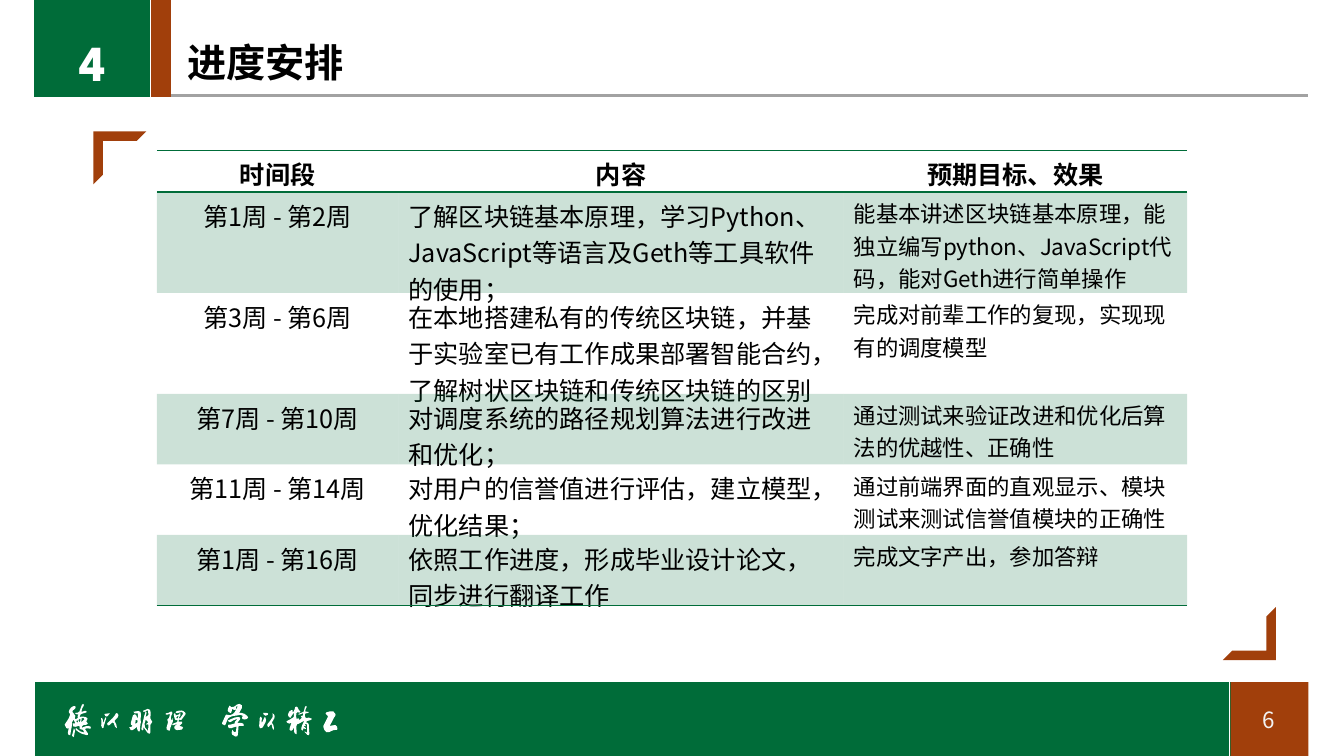
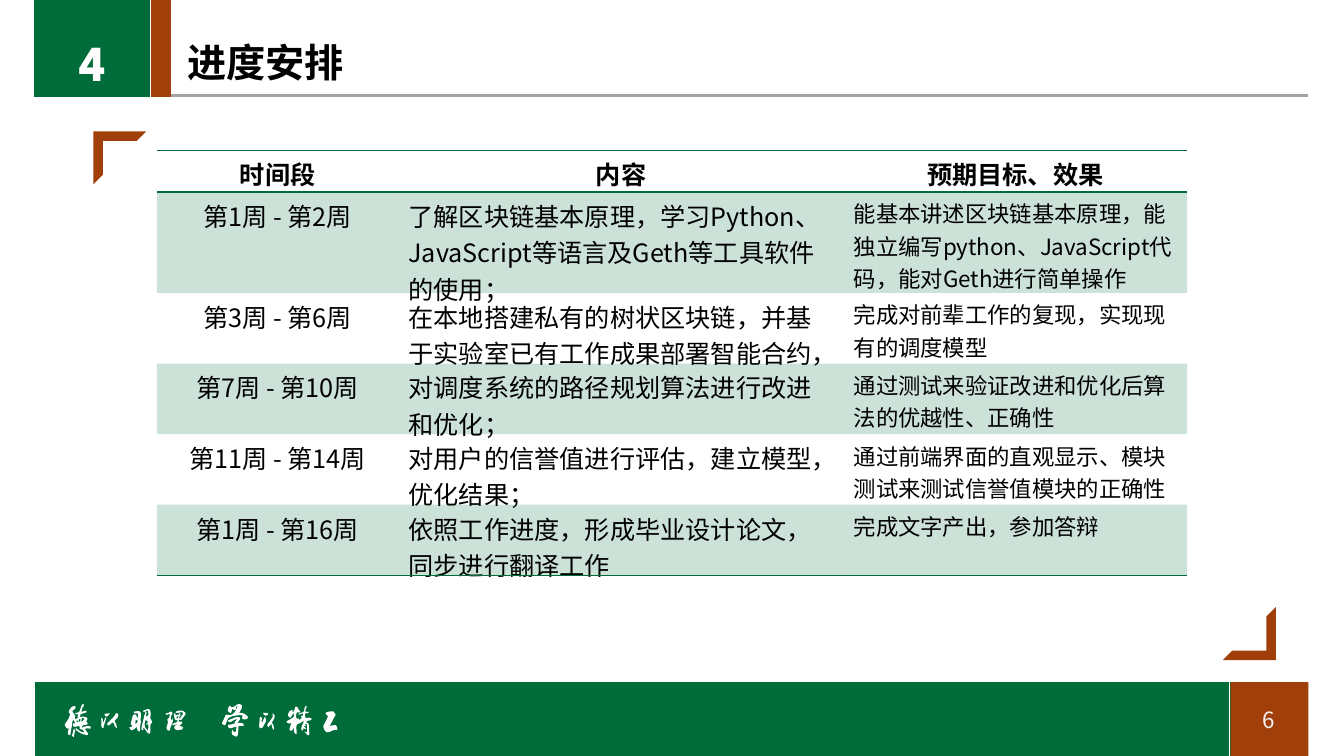
Before and after one commit to LancerEnk/GraduationDesign, a slide deck: slide 6 of doc/开题/开题_msj.pptx. Drawn at 1344x756 pixels with LibreOffice and Linux fonts; fonts in the diff are those of the drawing; background and template pictures are left out. Boxes give left, top, right and bottom in pixels: in the first picture for what was removed or moved away, otherwise in the second. Text is boxed around its words. In the diff, an @@ line names an element or a change of style, - is before the commit and + after.

```diff
--- a/doc/开题/开题_msj.pptx
+++ b/doc/开题/开题_msj.pptx
@@ table at <box>157,150,1189,585</box> @@
-row 3, column 2: 在本地搭建私有的传统区块链，并基于实验室已有工作成果部署智能合约，了解树状区块链和传统区块链的区别
+row 3, column 2: 在本地搭建私有的树状区块链，并基于实验室已有工作成果部署智能合约，
```
